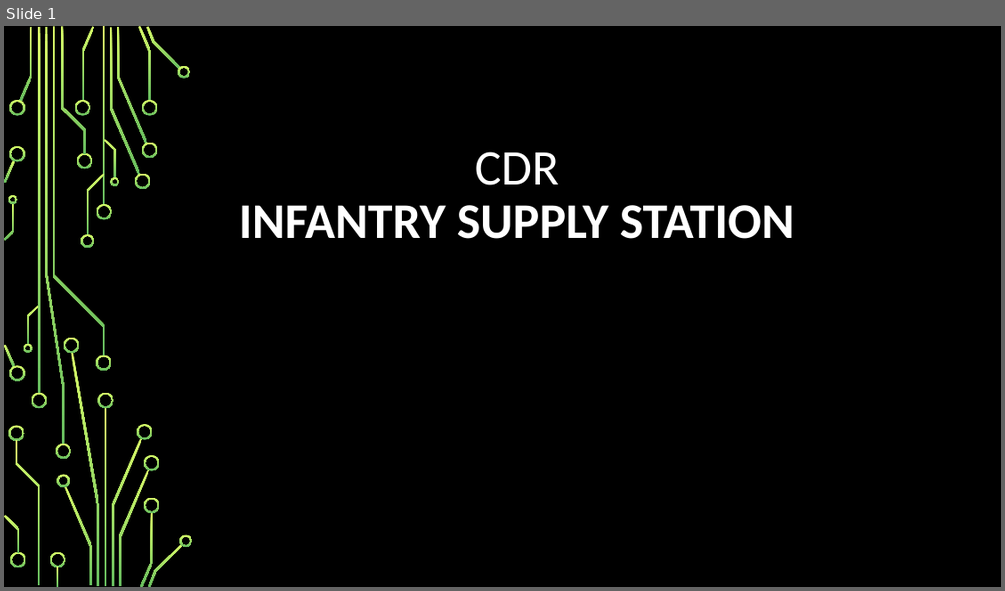
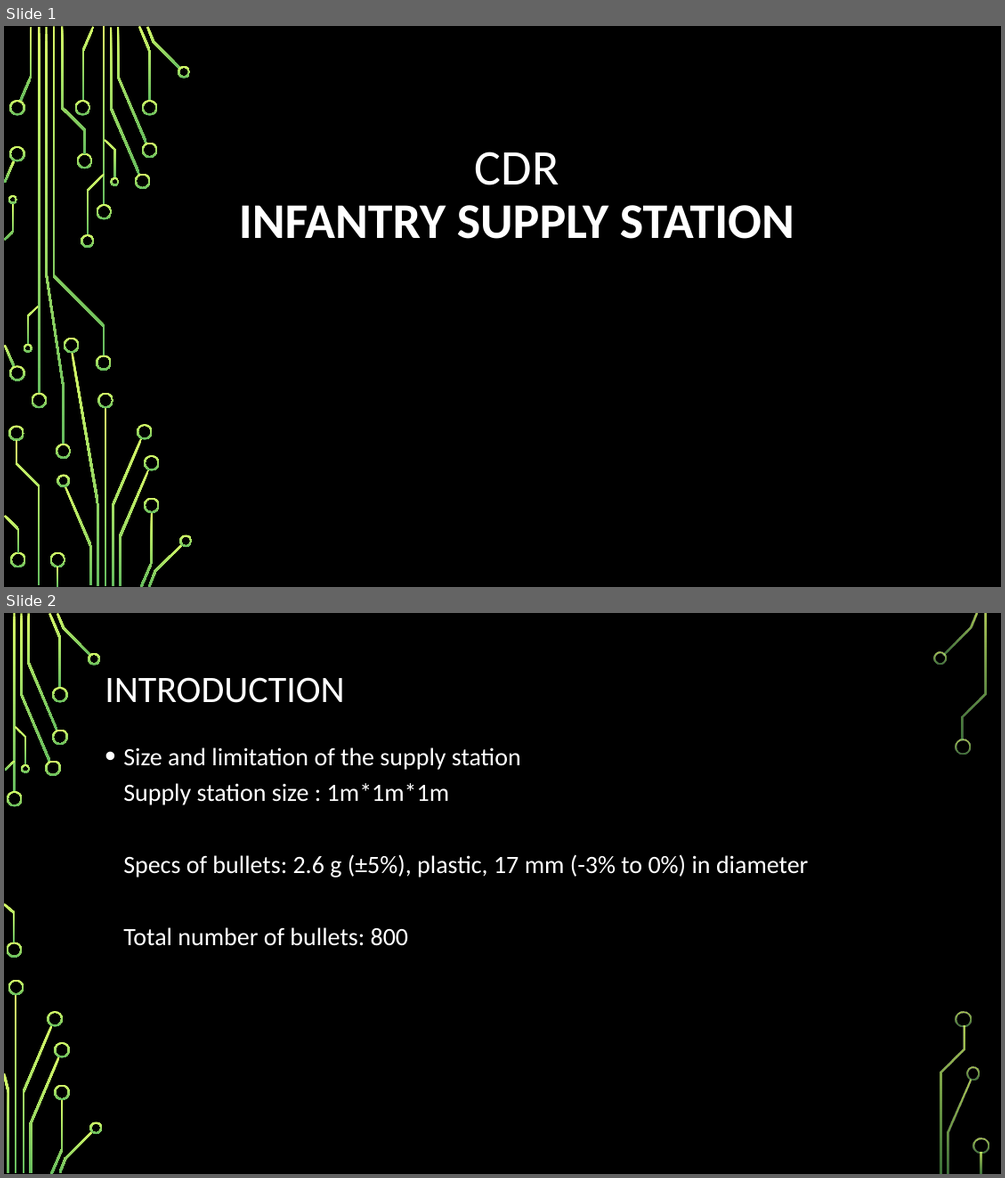
Before and after one commit to RahmatSaeedi/ECE_Capstone_Project, a slide deck: CDR.pptx. Shown one above the other, each under a label of ours: slide 1 before the commit, slides 1 and 2 after it. The pictures are 1005x591 and 1005x1178 pixels, drawn with LibreOffice and Linux fonts; fonts in the diff are those of the drawing; background and template pictures are left out. Boxes give left, top, right and bottom in pixels: in the first picture for what was removed or moved away, otherwise in the second. Text is boxed around its words. In the diff, an @@ line names an element or a change of style, - is before the commit and + after.

```diff
--- a/CDR.pptx
+++ b/CDR.pptx
@@ slide 2 added at box(4, 613, 1001, 1174), background picture (left out) @@
@@ title added at box(105, 677, 344, 703), 36 pt, text #FFFFFF @@
+INTRODUCTION
@@ text added at box(123, 747, 808, 946), 24 pt, text #FFFFFF @@
+• Size and limitation of the supply station
+  Supply station size : 1m*1m*1m
+  Specs of bullets: 2.6 g (±5%), plastic, 17 mm (-3% to 0%) in diameter
+  Total number of bullets: 800
@@ group added at box(4, 613, 989, 1174): 33 freeform shapes, 3 rectangles @@
```
Also in this commit, not shown: 3 other slides added, 2 other files.
